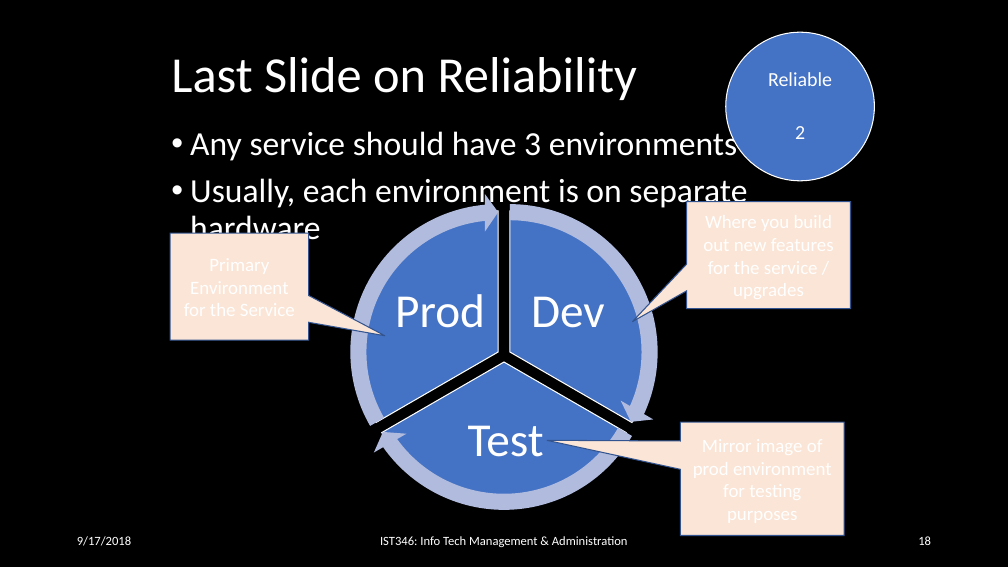
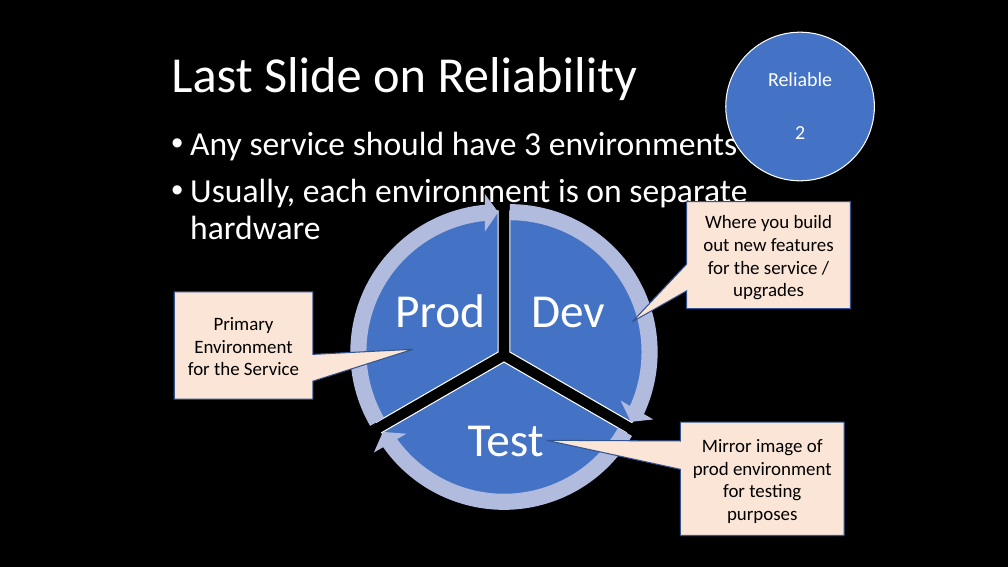
Before and after one commit to orstewar/ist346-content, a slide deck: slide 17 of content/10-services-monitoring-logging.pptx (slide 18 before the commit). Drawn at 1008x567 pixels with LibreOffice and Linux fonts; fonts in the diff are those of the drawing. Boxes give left, top, right and bottom in pixels: in the first picture for what was removed or moved away, otherwise in the second. Text is boxed around its words. In the diff, an @@ line names an element or a change of style, - is before the commit and + after.

```diff
--- a/content/10-services-monitoring-logging.pptx
+++ b/content/10-services-monitoring-logging.pptx
@@ text in speech box at bbox=[703, 215, 834, 300]: text added @@
+Where you build out new features for the service / upgrades
@@ speech box "Primary Environment for the Service": place and size @@
-speech box "Primary Environment for the Service" at bbox=[170, 233, 309, 340]
+speech box "Primary Environment for the Service" at bbox=[174, 292, 312, 399]
@@ speech box "Primary Environment for the Service" at bbox=[174, 292, 312, 399]: proportions changed @@
@@ text in speech box at bbox=[188, 317, 299, 375]: text added @@
+Primary Environment for the Service
@@ text in speech box at bbox=[693, 439, 832, 523]: text added @@
+Mirror image of prod environment for testing purposes
@@ text removed at bbox=[77, 536, 131, 546] @@
-9/17/2018
@@ text removed at bbox=[380, 536, 628, 547] @@
-IST346: Info Tech Management & Administration
@@ page number removed at bbox=[918, 536, 931, 545] @@
-18
```
Also in this commit, not shown: 17 other slides changed, 1 slide removed, 2 other files.
